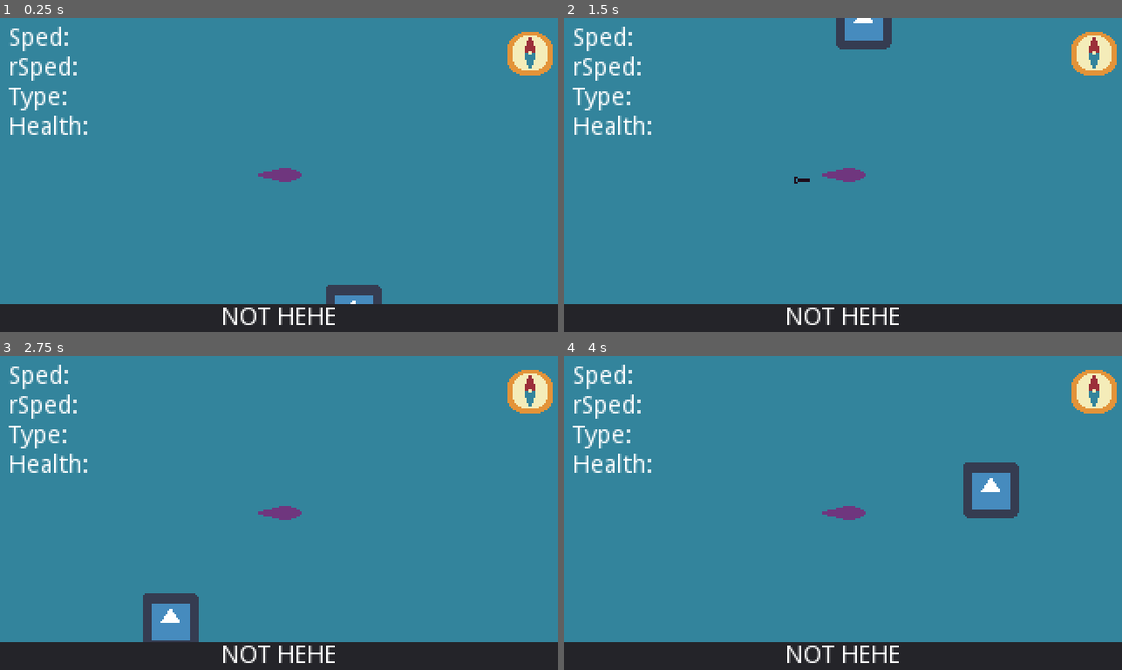
Above: before the commit, frames 1-4 (two rows, left to right).
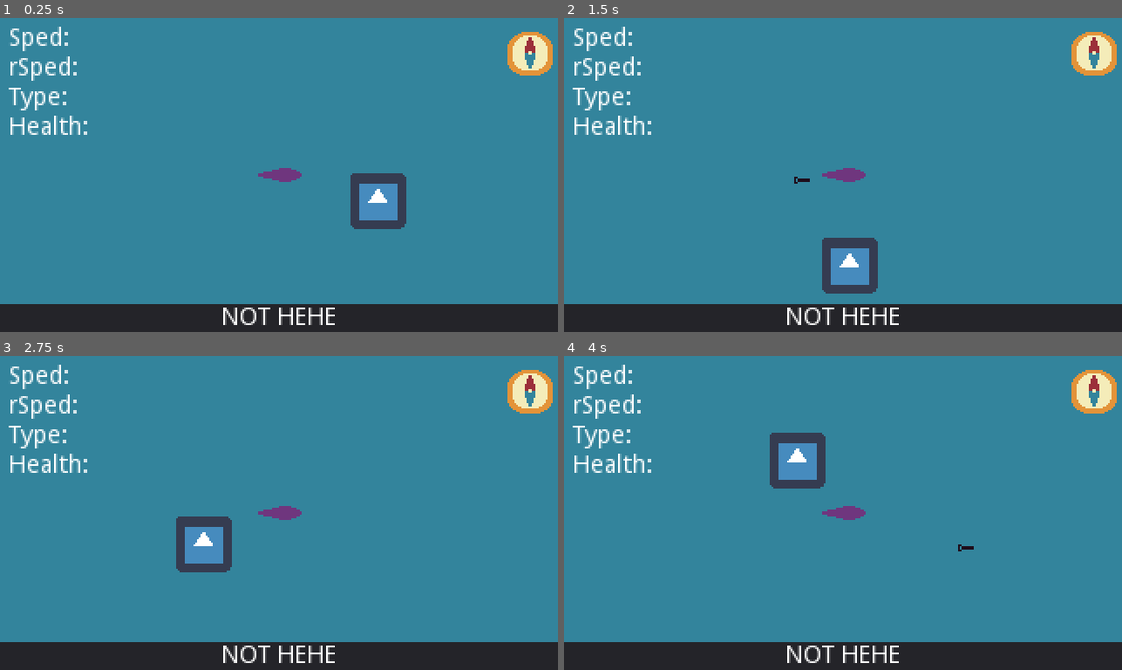
Above: after the commit, the same moments.

Repository: Scribble-Sheep/Shipgame
Game: Godot game, scene res://World.tscn
The game is run twice, just before and just after one commit, with the same random seed, the same clock (stepped at 60 frames per second) and the same inputs. The engine's default icon, where the game draws it, is replaced by a stand-in: a white triangle on a blue panel in a dark square.
Inputs (mouse positions are in pixels of both pictures, inside the frame that each line leads up to):
- Up to frame 1 (0.25 s): no input
- Up to frame 2 (1.5 s): click (843, 175) at 0.6 s; move the mouse to (731, 190) at 1.27 s; click (731, 190) at 1.35 s
- Up to frame 3 (2.75 s): move the mouse to (334, 443) at 2.02 s; click (334, 443) at 2.1 s
- Up to frame 4 (4 s): move the mouse to (815, 575) at 2.77 s; click (815, 575) at 2.85 s; move the mouse to (1010, 560) at 3.52 s; click (1010, 560) at 3.6 s

The runs differ from the first frame. In frame 1, 2.4% of the frame differs, in the area x 58-73%, y 49-92%; in frame 2, 2.7%; in frame 3, 3.3%; in frame 4, 3.5%, in the area x 36-82%, y 24-63%.

Commit message:
Refactor Enemy Movement
Enemies now update movement automatically via a call to their move function,
done by the baseclass in _process.
Builtin functions polar2cartesian and cartesian2polar are now being used
where possible.

Diff:
--- a/Code/BaseTarget.gd
+++ b/Code/BaseTarget.gd
@@ -1,7 +1,26 @@
 class_name BaseTarget
 extends KinematicBody2D
 
-func move():
+var angle=0
+var rotspeed = 1
+var radius = 60
+var closingSpeed = 5
+
+func _ready():
+	position = polar2cartesian(radius, angle)
+	pass
+
+func _process(delta):
+	move(delta, self.angle, self.rotspeed, self.radius, self.closingSpeed)
+	_updatePolarCoordinates()
+
+func _updatePolarCoordinates():
+	var polarCoords = cartesian2polar(position.x, position.y)
+	radius=polarCoords.x
+	angle=polarCoords.y
+
+func move(delta, _angle, _rotspeed, _radius, _closingspeed):
+	print (self.name, " movement behavior not defined.")
 	pass
 
 func takeDamage():
--- a/Code/DebugTarget.gd
+++ b/Code/DebugTarget.gd
@@ -1,12 +1,8 @@
 class_name DebugTarget
 extends BaseTarget
 
-var d: float = 0
-
-export var radius: float = 60
-export var speed: float = 2.0
-
-func _process(delta):
-	d += delta
-	position = Vector2(sin(d * speed) * radius,cos(d*speed) * radius)
-	radius -= 1 *delta
+#Automatically called by the parent _process
+func move(_delta, _angle, _rotspeed, _radius, _closingspeed):
+	_angle+=_rotspeed*_delta
+	_radius-=_closingspeed*_delta
+	position=polar2cartesian(_radius, _angle)
--- a/World.tscn
+++ b/World.tscn
@@ -13,7 +13,6 @@
 
 [node name="DebugTarget" parent="." instance=ExtResource( 3 )]
 position = Vector2( 77, -9 )
-radius = 90.0
 
 [node name="TorpedoManager" type="Node2D" parent="."]
 script = ExtResource( 4 )
